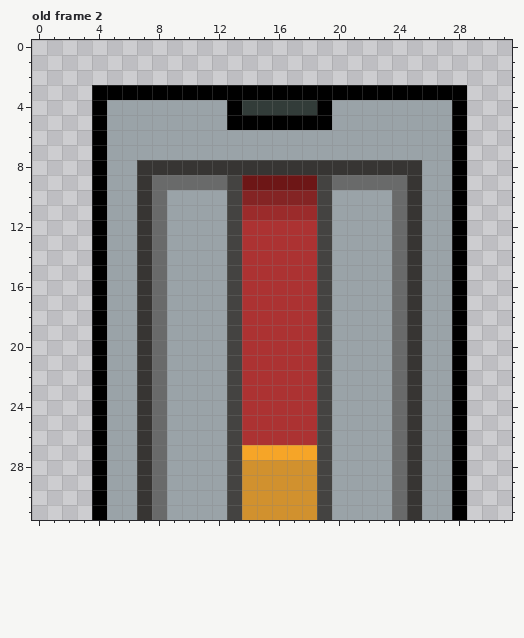
Two states of a pixel-art file, sprites/elev.aseprite. The picture above is the old version.
32x32 pixels, 2 frames. Colours within 5 levels of each other are drawn and written as one. Shown: old frame 2. The commit also changed other frames, which this record leaves out.
New version:
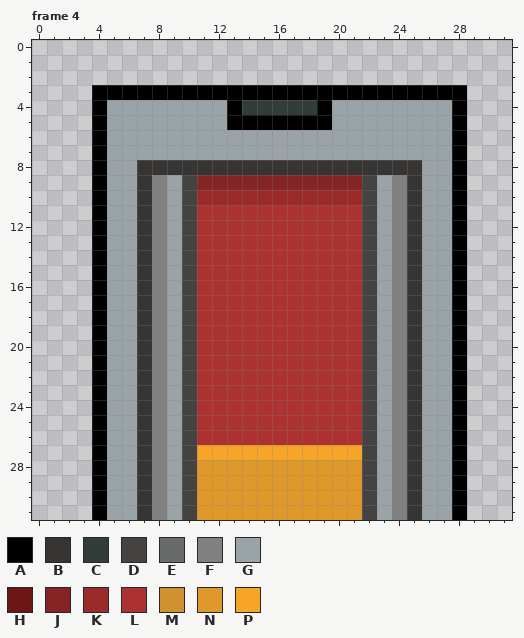
Palette (. is transparent): A #000000  B #373533  C #323c39  D #444341  E #696a6a  F #808080  G #9aa3a8  H #6d1616  J #842424  K #9b2b2b  L #ac3232  M #d1912e  N #df982a  P #f6a527
A new or re-ordered frame is compared with the old frame closest to it.
Difference:
frames 2 -> 4
Frame 4 is new; against old frame 2:
y 9: x 8..24 EEEEEDHHHHHDEEEEE -> FGDJJJJJJJJJJJDGF
y 10: x 8 E -> F; x 10..22 GGGDJJJJJDGGG -> DKKKKKKKKKKKD; x 24 E -> F
y 11: x 8 E -> F; x 10..22 GGGDKKKKKDGGG -> DLLLLLLLLLLLD; x 24 E -> F
y 12..26: x 8 E -> F; x 10..13 GGGD -> DLLL; x 19..22 DGGG -> LLLD; x 24 E -> F
y 27: x 8 E -> F; x 10..13 GGGD -> DPPP; x 19..22 DGGG -> PPPD; x 24 E -> F
y 28..31: x 8 E -> F; x 10..22 GGGDMMMMMDGGG -> DNNNNNNNNNNND; x 24 E -> F
Where, in picture pixels (left, top, right, bottom), the same in both pictures:
changed: (152, 175, 407, 520)
